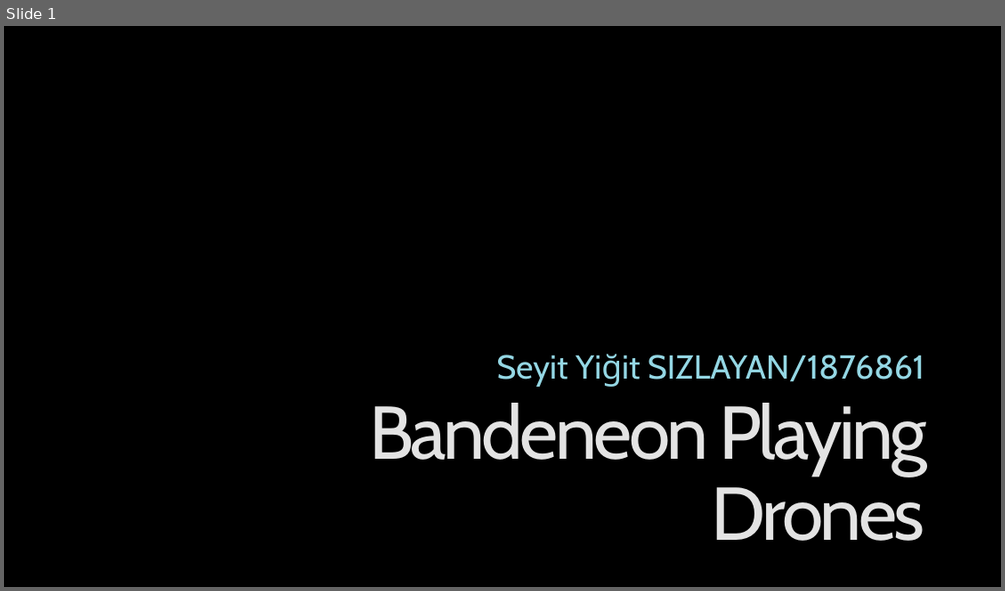
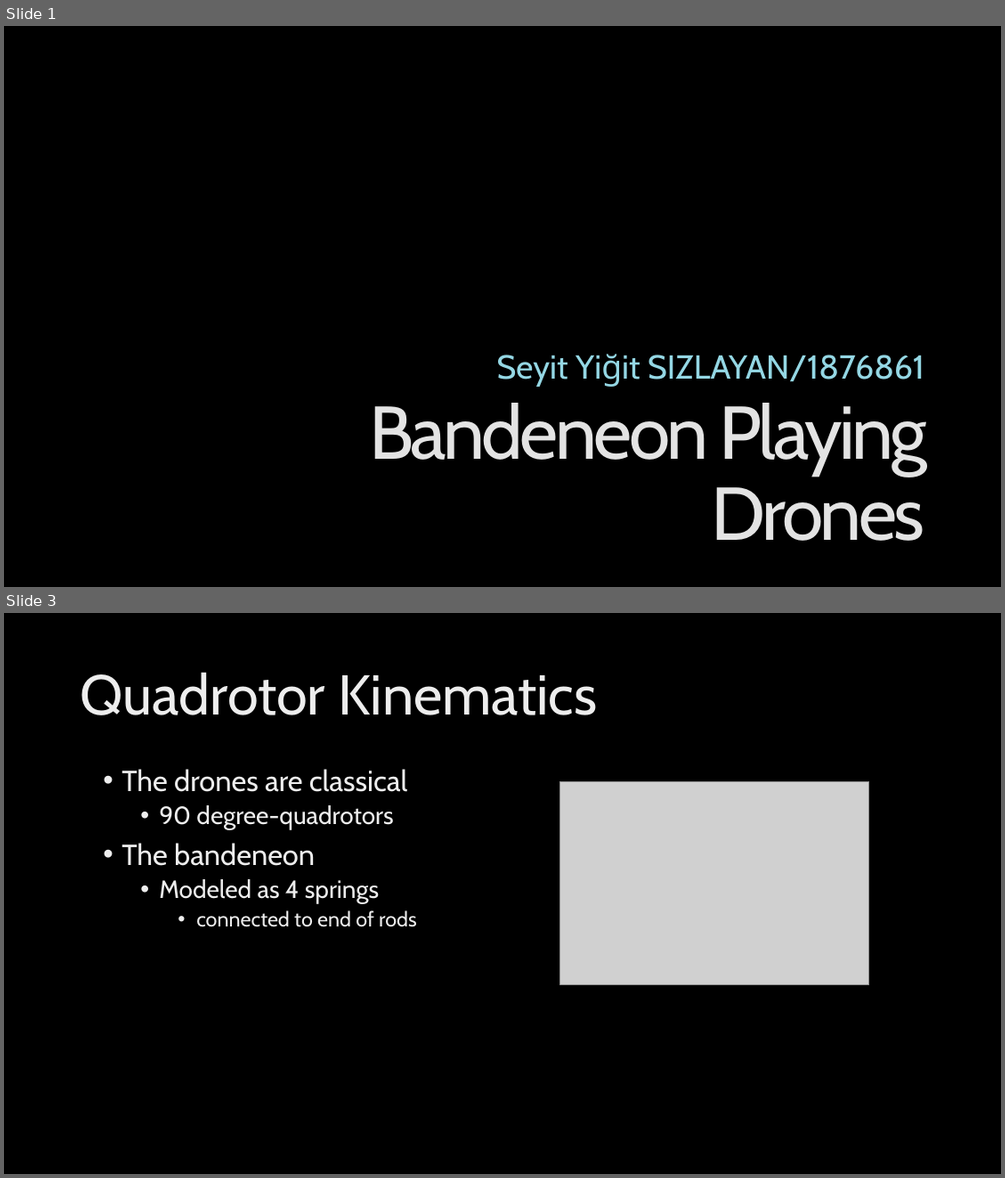
Before and after one commit to sysizlayan/Bandeneon-Playing-Drones-on-Vrep, a slide deck: Bandeneon Playing Drones.pptx. Shown one above the other, each under a label of ours: slide 1 before the commit, slides 1 and 3 after it; the slides between them are not shown. The pictures are 1005x591 and 1005x1178 pixels, drawn with LibreOffice and Linux fonts; fonts in the diff are those of the drawing; grey boxes stand for pictures; background and template pictures are left out. Boxes give left, top, right and bottom in pixels: in the first picture for what was removed or moved away, otherwise in the second. Text is boxed around its words. In the diff, an @@ line names an element or a change of style, - is before the commit and + after.

```diff
--- a/Bandeneon Playing Drones.pptx
+++ b/Bandeneon Playing Drones.pptx
@@ slide 3 added at box(4, 613, 1001, 1174), background picture (left out) @@
@@ title added at box(80, 672, 597, 715), 54 pt, text gradient #BFBFBF to #EDEDED to #FFFFFF @@
+Quadrotor Kinematics
@@ text added at box(121, 769, 417, 927), 24 pt, text gradient #BFBFBF to #EDEDED to #FFFFFF @@
+• The drones are classical
+  • 90 degree-quadrotors
+• The bandeneon
+  • Modeled as 4 springs
+    • connected to end of rods
@@ picture added at box(560, 781, 869, 985) @@
```
Also in this commit, not shown: 18 other slides added, 8 other files.
